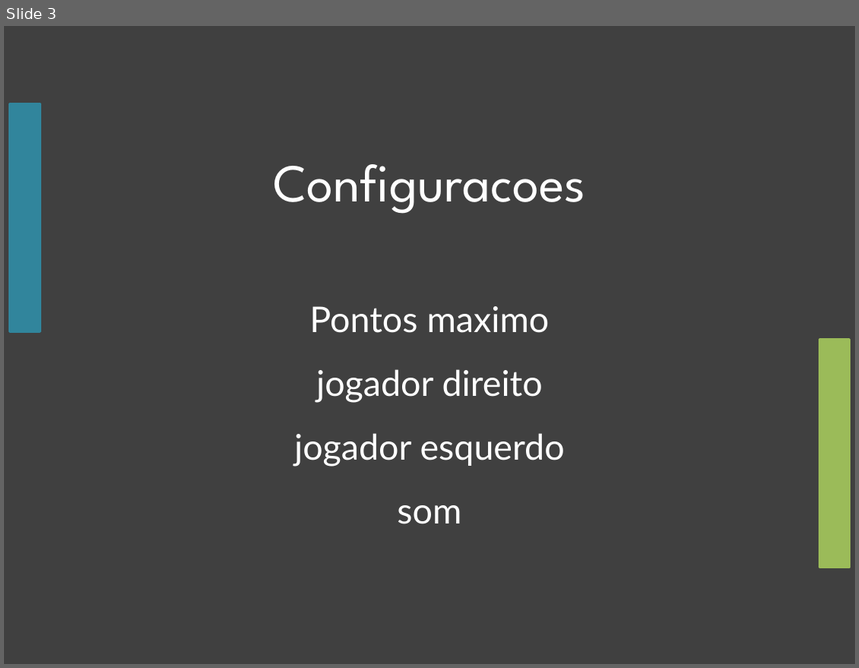
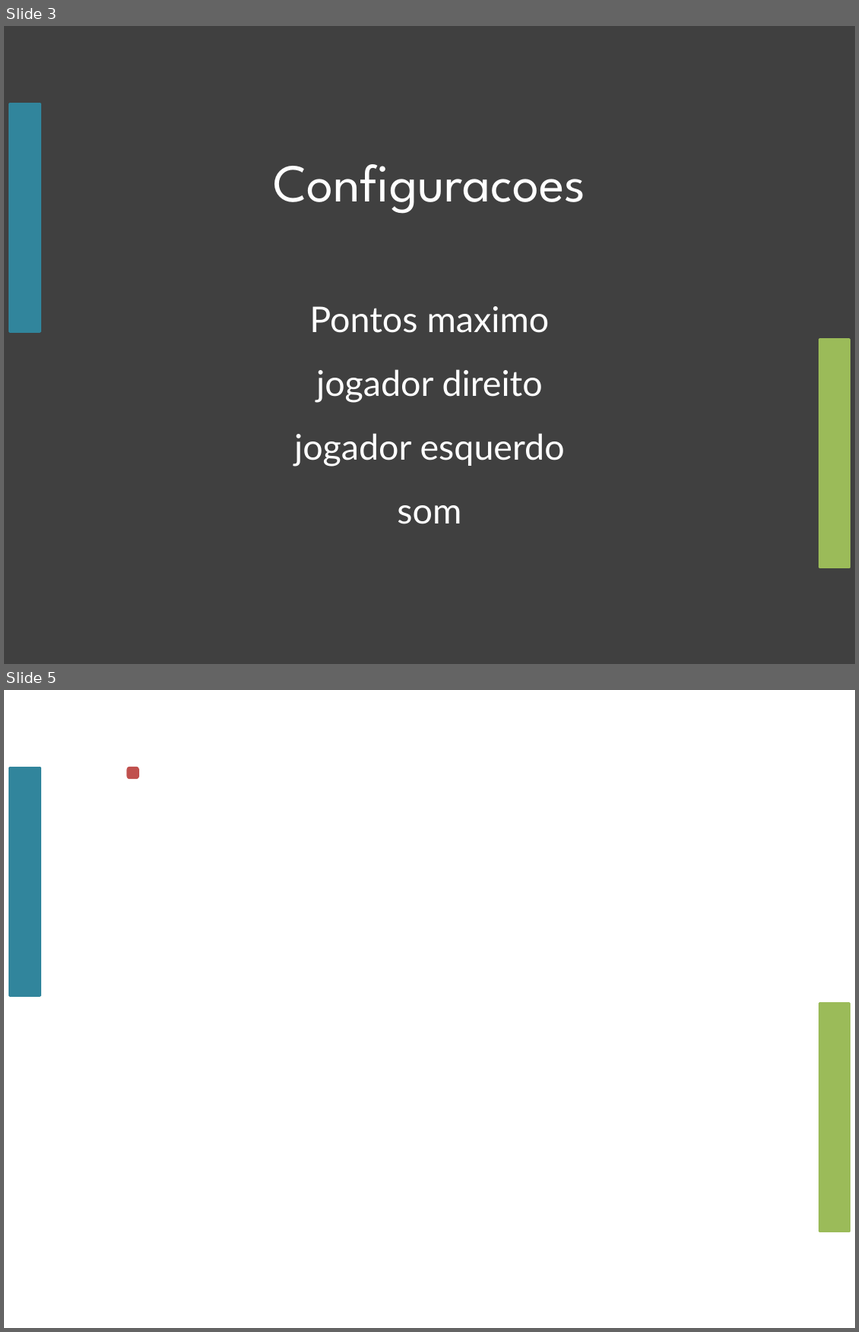
Before and after one commit to jucimarjr/html5games, a slide deck: cocos2d/Pong2/res/imagens.pptx. Shown one above the other, each under a label of ours: slide 3 before the commit, slides 3 and 5 after it; the slides between them are not shown. The pictures are 859x668 and 859x1332 pixels, drawn with LibreOffice and Linux fonts; fonts in the diff are those of the drawing. Boxes give left, top, right and bottom in pixels: in the first picture for what was removed or moved away, otherwise in the second. Text is boxed around its words. In the diff, an @@ line names an element or a change of style, - is before the commit and + after.

```diff
--- a/cocos2d/Pong2/res/imagens.pptx
+++ b/cocos2d/Pong2/res/imagens.pptx
@@ slide 5 added at [4,690,855,1328], background #FFFFFF @@
@@ rectangle added at [10,768,40,996], fill #31859C, outline #31859C 2 pt @@
@@ rounded rectangle added at [129,768,139,778], fill #C0504D, outline #C0504D 2 pt @@
@@ rectangle added at [819,1003,849,1231], fill #9BBB59, outline #9BBB59 2 pt @@
```
Also in this commit, not shown: 1 other slide added, 48 other files.
